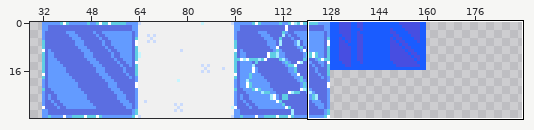
A pixel-art file gets an edit: art/tiles.aseprite. The picture above shows the old version from afar; the outline marks the close-up.
Close-up. Old version:
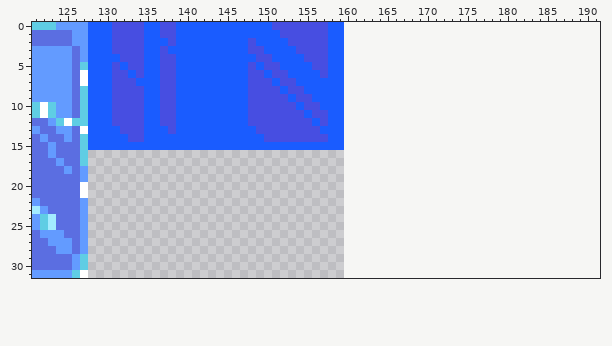
160x32 pixels, 1 frame. Shown: x 121..191, y 0..31. The old version is drawn lined up with the new one, on the new canvas. The wide view leaves out empty margins.
And afterwards:
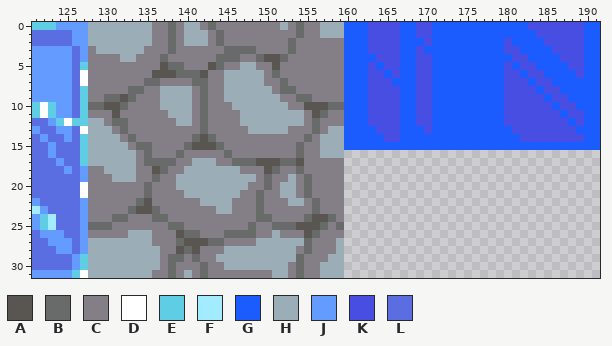
Palette (. is transparent): A #595652  B #696a6a  C #847e87  D #ffffff  E #5fcde4  F #a3ebff  G #1a5cff  H #9badb7  J #639bff  K #474ee1  L #5b6ee1
The commit says: rock tile
The exact change:
canvas 160x32 -> 192x32
Changed rows in their new state; - is an unchanged pixel.
first column x 128:
 0 HHHHHHHHCCBCHHCBCCCCCCCCHCBCCHHHGGGKKKKGGKKGGGGGGGGGGGGKKKKKKKGG
 1 HHHHHHHHCCBCHHHCBCCCCCCCCCBCCHHHGGGKKKKGGKKGGGGGGGGGGGGGKKKKKKGG
 2 HHHHHHHHCCBCHHHCBCCCCCCCCBCCCCCCGGGKKKKGGGKGGGGGGGGGKGGGGKKKKKGG
 3 CHHHHHHCCCBCCCCCCBBBBCCCCBCCCCCCGGGKKKKGGKGGGGGGGGGGKKGGGGKKKKGG
 4 CCCCHHCCCBCCCCCCBBBCCBAABCCCCCCCGGGGKKKGGKKGGGGGGGGGGKKGGGGKKKGG
 5 CCCCCCCCCABBCCCABCCHHCCACCCCCCCCGGGKGKKGGKKGGGGGGGGGKGKKGGGGKKGG
 6 CCCCCCCCAAABBBACCHHHHHCBCCCCCCCCGGGKKGKGGKKGGGGGGGGGKKGKKGGGGKGG
 7 CCCCCCCBBCCCCBBCCHHHHHCCBCCCCCCCGGGKKKGGGKKGGGGGGGGGKKKGKKGGGGGG
 8 CCCCCBBCCHHHHCBCCHHHHHHCBBCCCCCCGGGKKKKGGKKGGGGGGGGGKKKKGKKGGGGG
 9 CCBBABCCCHHHHCBCCHHHHHHHCCBBCCCCGGGKKKKGGKKGGGGGGGGGKKKKKGKKGGGG
10 BBAABCCCCHHHHCBCCCHHHHHHHCCAAABBGGGKKKKGGKKGGGGGGGGGKKKKKKGKKGGG
11 CCCACCCCCCHHHCBCCCCHHHHHHHHCABCCGGGKKKKGGKKGGGGGGGGGKKKKKKKGKKGG
12 HHCBBCCCCCCHHCBCCCCHHHHHHHHCBCCCGGGKKKKGGKKGGGGGGGGGKKKKKKKKGKGG
13 HHHCBCCCCCCCCCBCCCCCHHHHHCCCBCHHGGGGKKKGGGKGGGGGGGGGGKKKKKKKKGGG
14 HHHHCBCCCCCCCBABCCCCCCCCCCCBCHHHGGGGGKKGGGGGGGGGGGGGGGKKKKKKKKGG
15 HHHHHCBBCCCCBAAABCCCCCCCCCBCCHHHGGGGGGGGGGGGGGGGGGGGGGGGGGGGGGGG
16 HHHHHHCBCCCBCCCCCBCCCCCCCCBCCHHH--------------------------------
17 HHHHHHCBBBBCCHHHCCBBBAAABBACCCCC--------------------------------
18 CCHHHHCCABCCHHHHHHHCCCABCCBCCCCC--------------------------------
19 CCCHHHCCBCCHHHHHHHHHHCBCCHCBCCCC--------------------------------
20 CCCCCCCBCCCHHHHHHHHHCCBCHHCBCCCC--------------------------------
21 CCCCCCCBCCCCHHHHHHHCCBCCHHCBCCCC--------------------------------
22 CCCCCCBACCCCCCHHHHCCCBCCCHHCBCCC--------------------------------
23 CCCCCBAABCCCCCCCHHCCCBCCCCCCBCCC--------------------------------
24 CCCBBCCCBBCCCCCCCCCCCBBCCCCBAABC--------------------------------
25 BBBCCCCCCCBBCCCCCCCCBCCBBBAAABCB--------------------------------
26 CCCCCHHHCCCABBCCCBBBBCCHCCCABCCC--------------------------------
27 HHHHHHHHCCCBAAABBCCCCHHHHHHBCCCH--------------------------------
28 HHHHHHHHHCCABACCCHHHHHHHHHCBCCCH--------------------------------
29 HHHHHHHHHCBBCBCCHHHHHHHHHHBCCCHH--------------------------------
30 HHHHHHHHHCBCCCBCCHHHHHHHHCBCCHHH--------------------------------
31 HHHHHHHHCCBCHCBCCCCCCCCHHCBCCHHH--------------------------------
